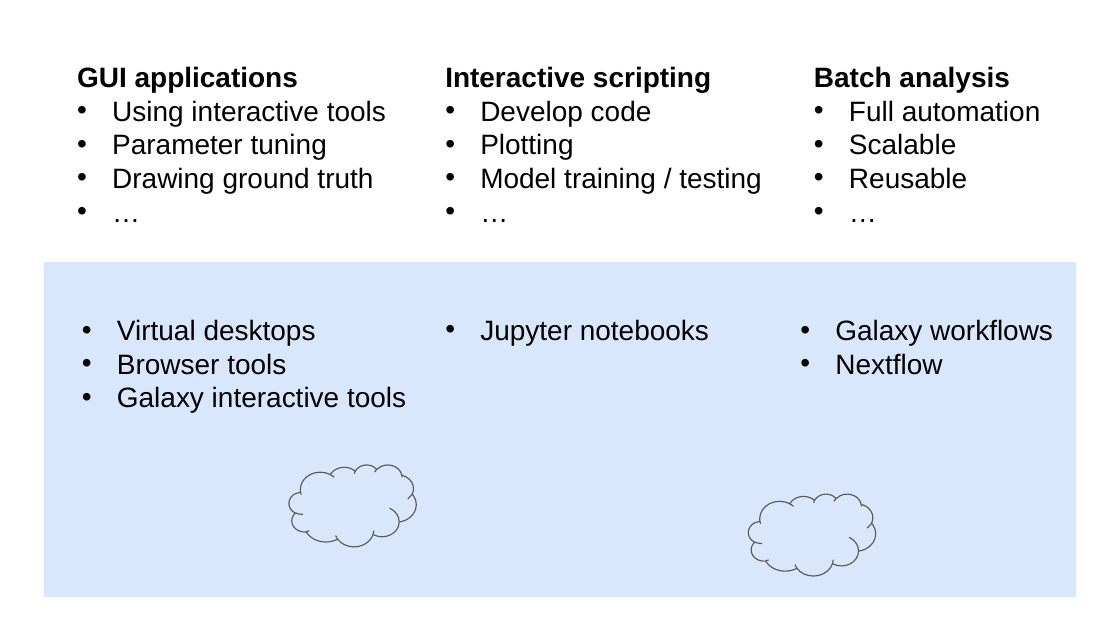
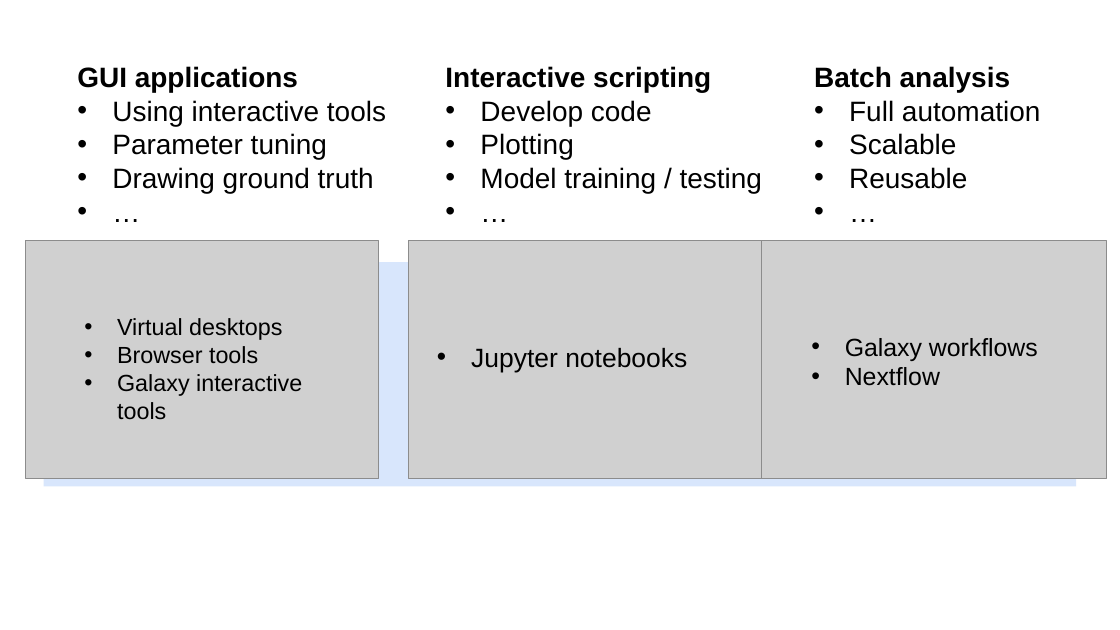
Before and after one commit to NEUBIAS/training-resources, a slide deck: slide 1 of figures/resources/cloud/cloud-course.pptx. Drawn at 1120x630 pixels with LibreOffice and Linux fonts; fonts in the diff are those of the drawing; grey boxes stand for pictures. Boxes give left, top, right and bottom in pixels: in the first picture for what was removed or moved away, otherwise in the second. Text is boxed around its words. In the diff, an @@ line names an element or a change of style, - is before the commit and + after.

```diff
--- a/figures/resources/cloud/cloud-course.pptx
+++ b/figures/resources/cloud/cloud-course.pptx
@@ picture added at box(26, 241, 380, 478) @@
@@ rectangle: place and size @@
-rectangle at box(44, 262, 1076, 597)
+rectangle at box(44, 262, 1076, 486)
@@ rectangle at box(44, 262, 1076, 486): fill #D9E7FD to #D8E6FC @@
@@ picture added at box(409, 241, 763, 478) @@
@@ picture added at box(754, 241, 1108, 478) @@
@@ text "Virtual desktops" at box(117, 318, 302, 420): size 18 to 15 pt; indent changed @@
@@ text "Galaxy workflows": place and size @@
-text "Galaxy workflows" at box(835, 319, 1053, 375)
+text "Galaxy workflows" at box(845, 338, 1038, 386)
@@ text "Galaxy workflows" at box(845, 338, 1038, 386): size 18 to 16 pt; indent changed @@
@@ text "Jupyter notebooks": place and size @@
-text "Jupyter notebooks" at box(480, 319, 709, 345)
+text "Jupyter notebooks" at box(471, 348, 687, 372)
@@ text "Jupyter notebooks" at box(471, 348, 687, 372): size 18 to 17 pt @@
@@ cloud removed at box(289, 465, 417, 547) @@
@@ cloud removed at box(748, 494, 876, 576) @@
```
Also in this commit, not shown: 2 other slides changed, 6 other files.
